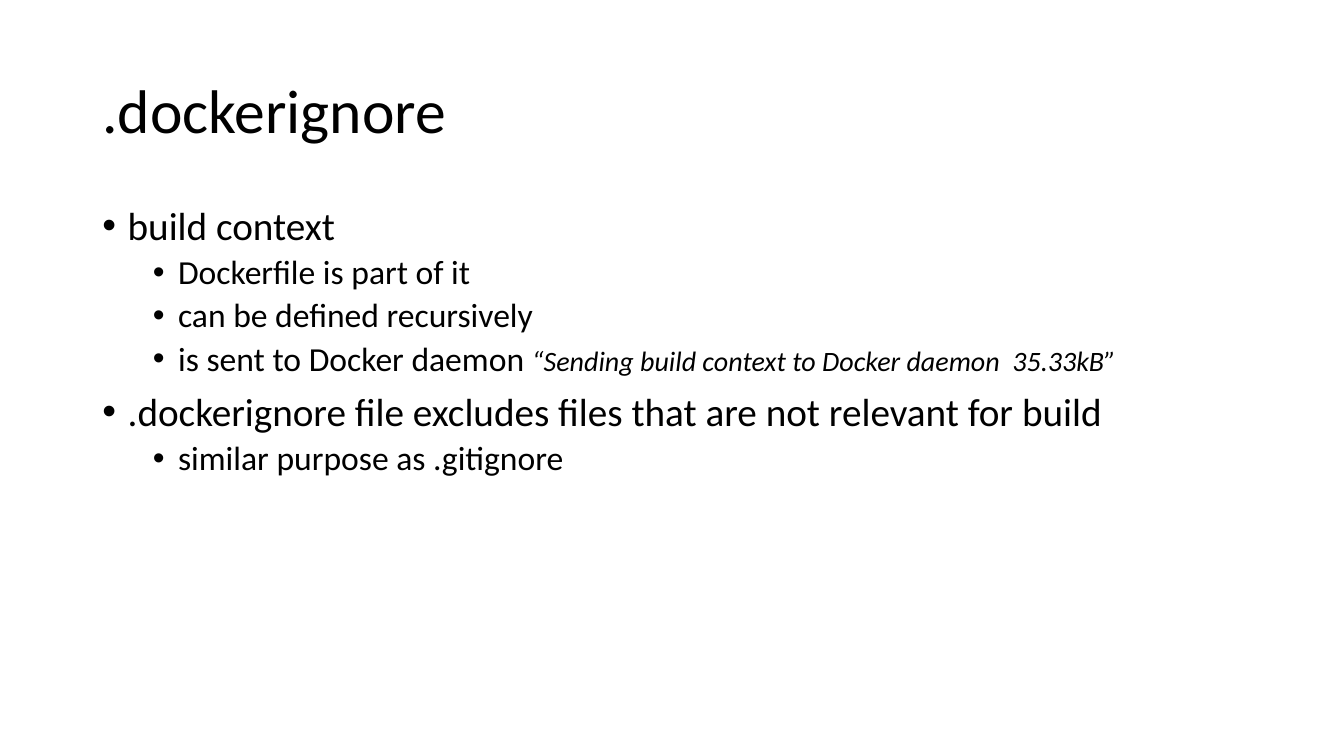
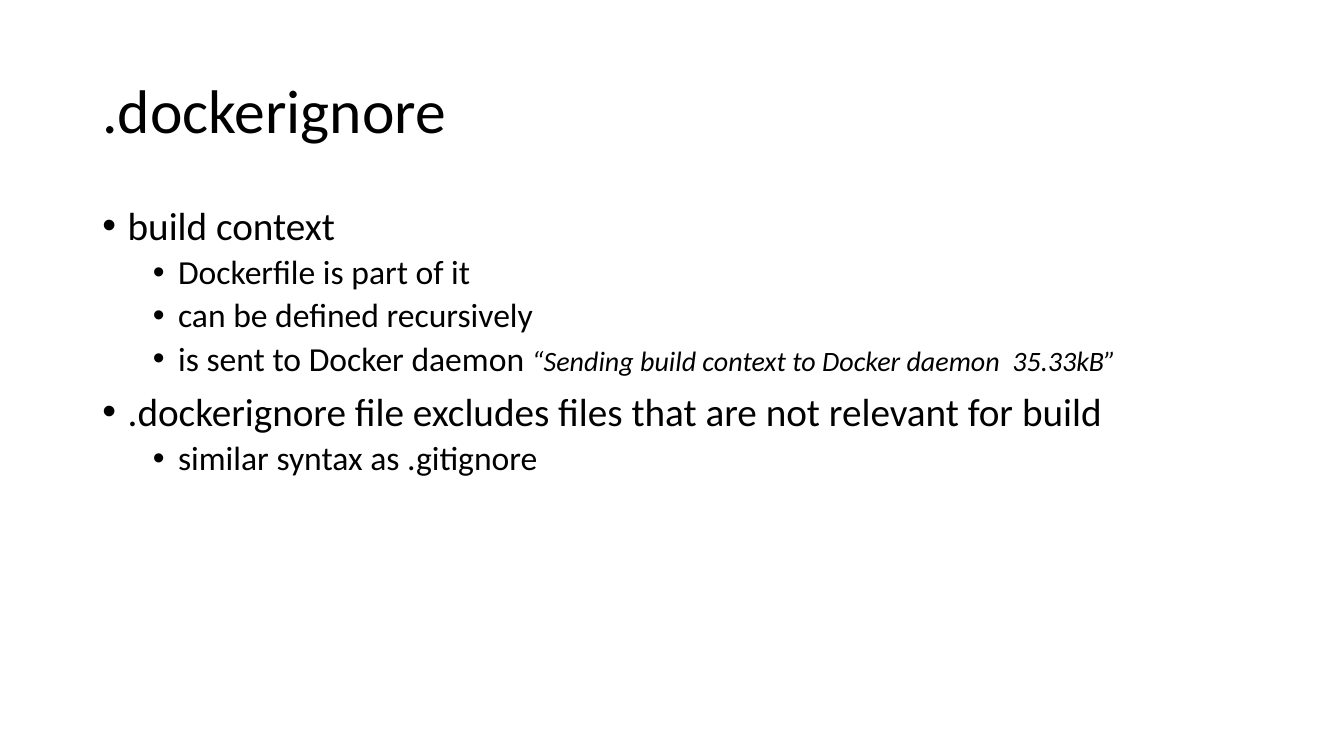
Before and after one commit to ERNICommunity/ESK-EPD-2018-Docker, a slide deck: slide 10 of src/_data/docker.pptx (slide 11 before the commit). Drawn at 1344x756 pixels with LibreOffice and Linux fonts; fonts in the diff are those of the drawing. Boxes give left, top, right and bottom in pixels: in the first picture for what was removed or moved away, otherwise in the second. Text is boxed around its words. In the diff, an @@ line names an element or a change of style, - is before the commit and + after.

Commit message:
update of docker intro presentation

```diff
--- a/src/_data/docker.pptx
+++ b/src/_data/docker.pptx
@@ text at <box>178,446,537,476</box>: text changed @@
-  • similar purpose as .gitignore
+  • similar syntax as .gitignore
```
Also in this commit, not shown: 9 other slides changed.
